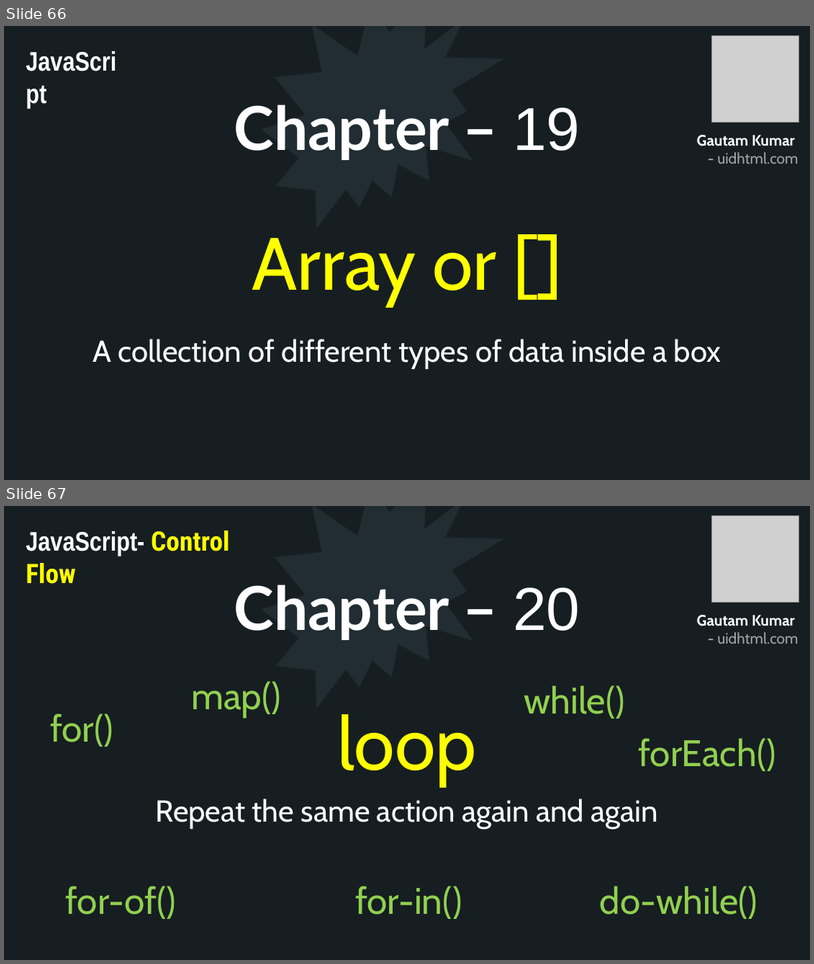
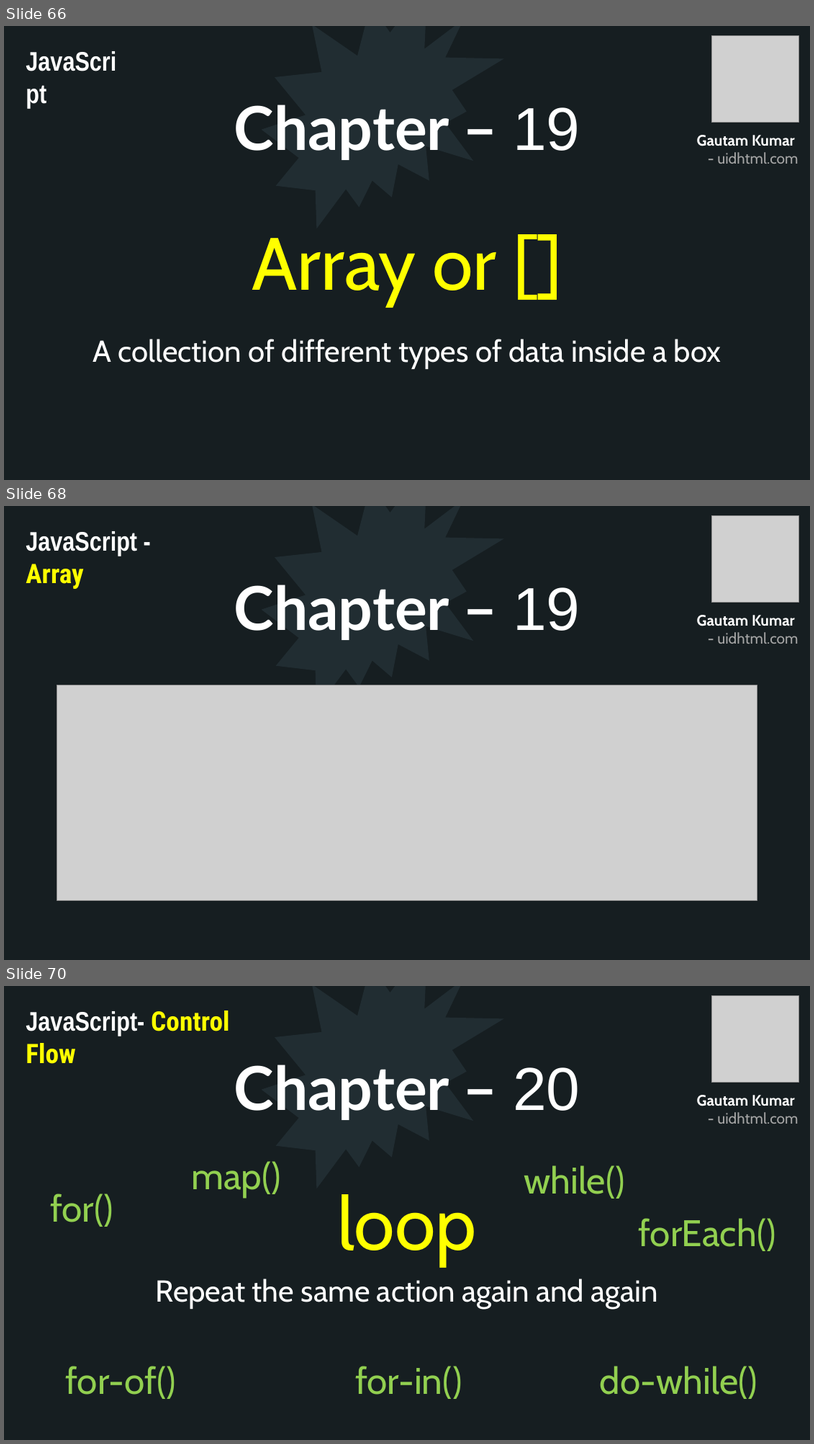
Before and after one commit to uidhtml/javascript-tutorials, a slide deck: Javascript Tutorials.pptx. Shown one above the other, each under a label of ours: slides 66 and 67 before the commit, slides 66, 68 and 70 after it; the slides between them are not shown. The pictures are 814x964 and 814x1444 pixels, drawn with LibreOffice and Linux fonts; fonts in the diff are those of the drawing; grey boxes stand for pictures. Boxes give left, top, right and bottom in pixels: in the first picture for what was removed or moved away, otherwise in the second. Text is boxed around its words. In the diff, an @@ line names an element or a change of style, - is before the commit and + after.

Commit message:
Added chapter 19

```diff
--- a/Javascript Tutorials.pptx
+++ b/Javascript Tutorials.pptx
@@ slide 68 added at [4, 506, 810, 960], background #2C3C43; not listed: 10 template elements that a slide beside it also shows @@
@@ rectangle added at [4, 506, 810, 960], fill #161E22 @@
@@ irregular seal added at [262, 506, 504, 708], fill #212D32 @@
@@ picture added at [712, 515, 800, 602] @@
@@ text added at [26, 531, 137, 589], 32 pt, text #FFFFFF, bold @@
+JavaScript - Array
@@ title added at [234, 584, 580, 640], 72 pt, text #FFFFFF, bold @@
+Chapter – 19
@@ text added at [697, 615, 798, 644], 18 pt, text #A6A6A6, bold @@
+Gautam Kumar
+- uidhtml.com
@@ picture added at [57, 685, 757, 900] @@
@@ what was slide 67 is now slide 70 @@
```
Also in this commit, not shown: 2 other slides added, 12 other files.
